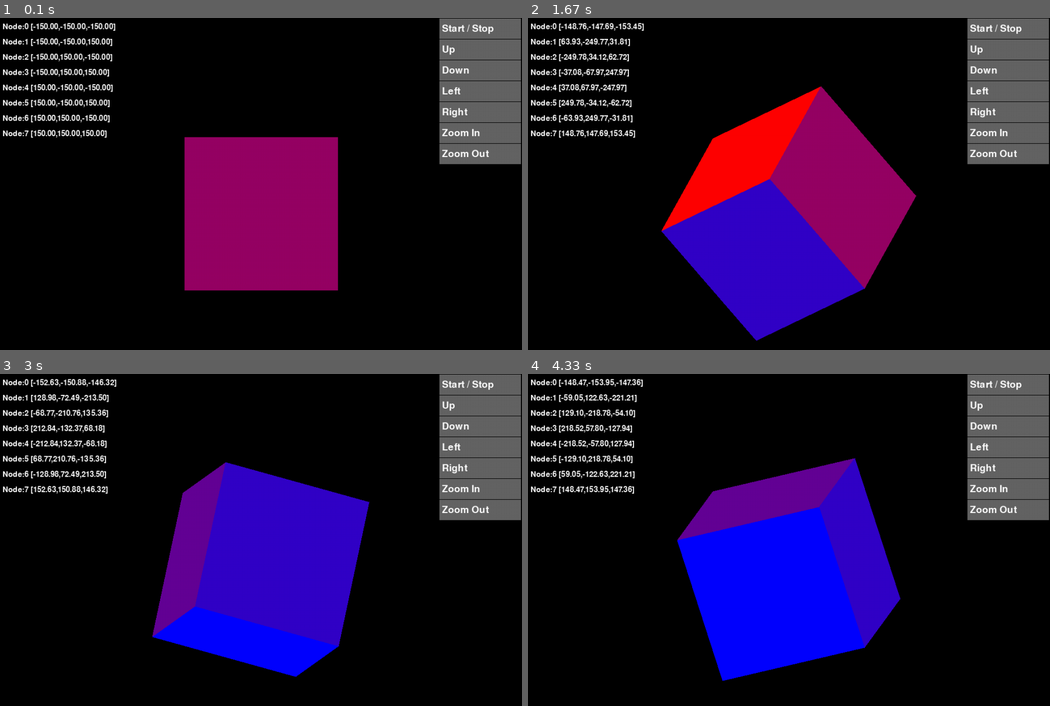
Above: before the commit, frames 1-4 (two rows, left to right).
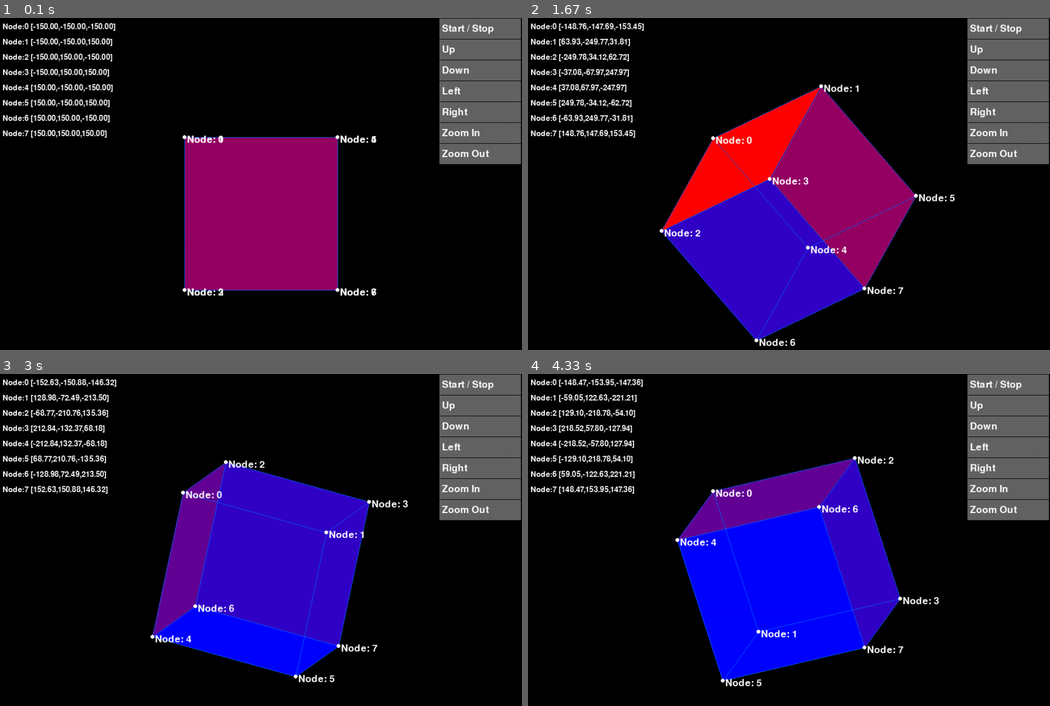
Above: after the commit, the same moments.

Repository: frellfrack/pygamecube
Game: pygame game, started from cube.py
Two runs of this game, one before a commit and one after it. Both use one fixed random seed, a clock stepped at 60 frames per second and the inputs below.
Inputs (mouse positions are in pixels of both pictures, inside the frame that each line leads up to):
- Up to frame 1 (0.1 s): no input
- Up to frame 2 (1.67 s): tap Space at 0.33, 0.73, 1.03, 1.23, 1.57 s; hold Right 0.67-1.13 s; tap = at 0.82 s; hold Up 1.17-1.47 s; tap - at 1.32 s; hold Right from 1.5 s (still down)
- Up to frame 3 (3 s): tap Space at 1.87, 2.07, 2.37, 2.63 s; release Right at 1.97 s; hold Left 2-2.53 s; tap = at 2.15 s; hold Down 2.57-2.87 s; tap - at 2.72 s; click "Start / Stop" at 2.95 s
- Up to frame 4 (4.33 s): hold Left 3.23-3.63 s; move the mouse to (627, 659) at 3.27 s; tap Space at 3.3, 3.6, 3.73, 4.13 s; tap = at 3.38 s; hold Up 3.67-4.03 s; tap - at 3.82 s; hold Right from 4.07 s (still down)

The runs differ from the first frame. In frame 1, 0.7% of the frame differs, in the area x 34-73%, y 35-84%; in frame 2, 1.4%, in the area x 25-82%, y 19-99%; in frame 3, 1.4%; in frame 4, 1.4%.

Commit message:
Removed comments
Removed comments preventing rendering of edges, nodes and labels and old version of surfaces now drawFaces works nicely

Diff:
--- a/cube.py
+++ b/cube.py
@@ -207,9 +207,9 @@
     def drawCube(self):
         self.screen.fill(self.backgroundColour)
         self.drawFaces()
-        #self.drawEdges()
-        #self.drawNodes()
-        #self.drawLabels()
+        self.drawEdges()
+        self.drawNodes()
+        self.drawLabels()
         self.drawMenu ()
         self.drawCords ()
         pygame.display.flip()
@@ -224,18 +224,6 @@
             top = self.menuTop+(self.optionHeight+self.optionSpacer)*i
             pygame.draw.rect(self.screen, self.optionColour, [self.menuLeft, top, self.optionWidth, self.optionHeight])
             self.drawLabel ([self.menuLeft+5,top+10],self.options[i]['label'],28)
-
-    def drawSurfaces (self):
-        for i in range(0, self.surfaceLen, 1):
-            self.drawFace(
-            [
-            self.surfaces[i][0],
-            self.surfaces[i][1],
-            self.surfaces[i][2],
-            self.surfaces[i][3]
-            ],
-            (0,0,20)
-            )
 
     def drawFaces(self):
         surfaceTotals ={}
